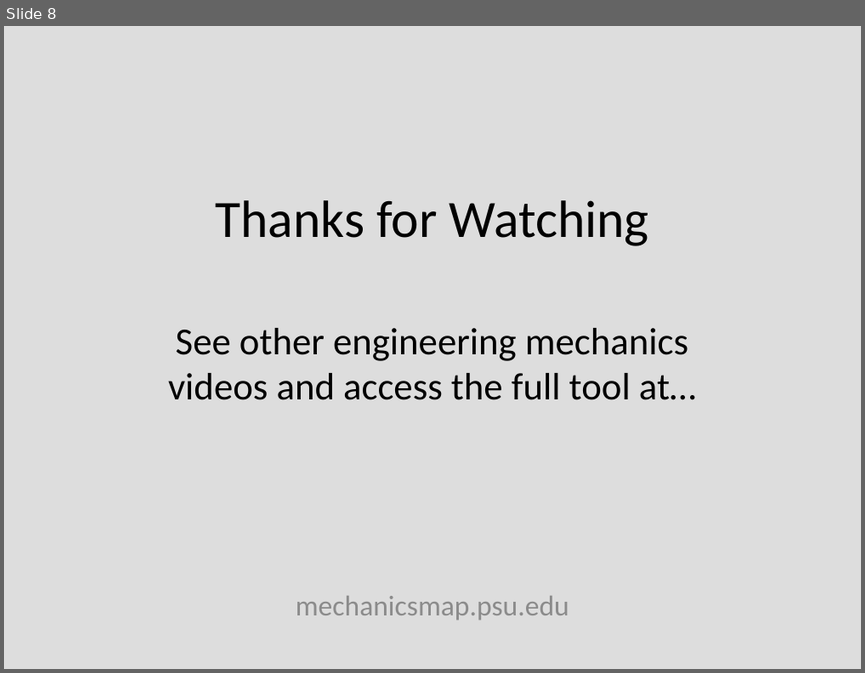
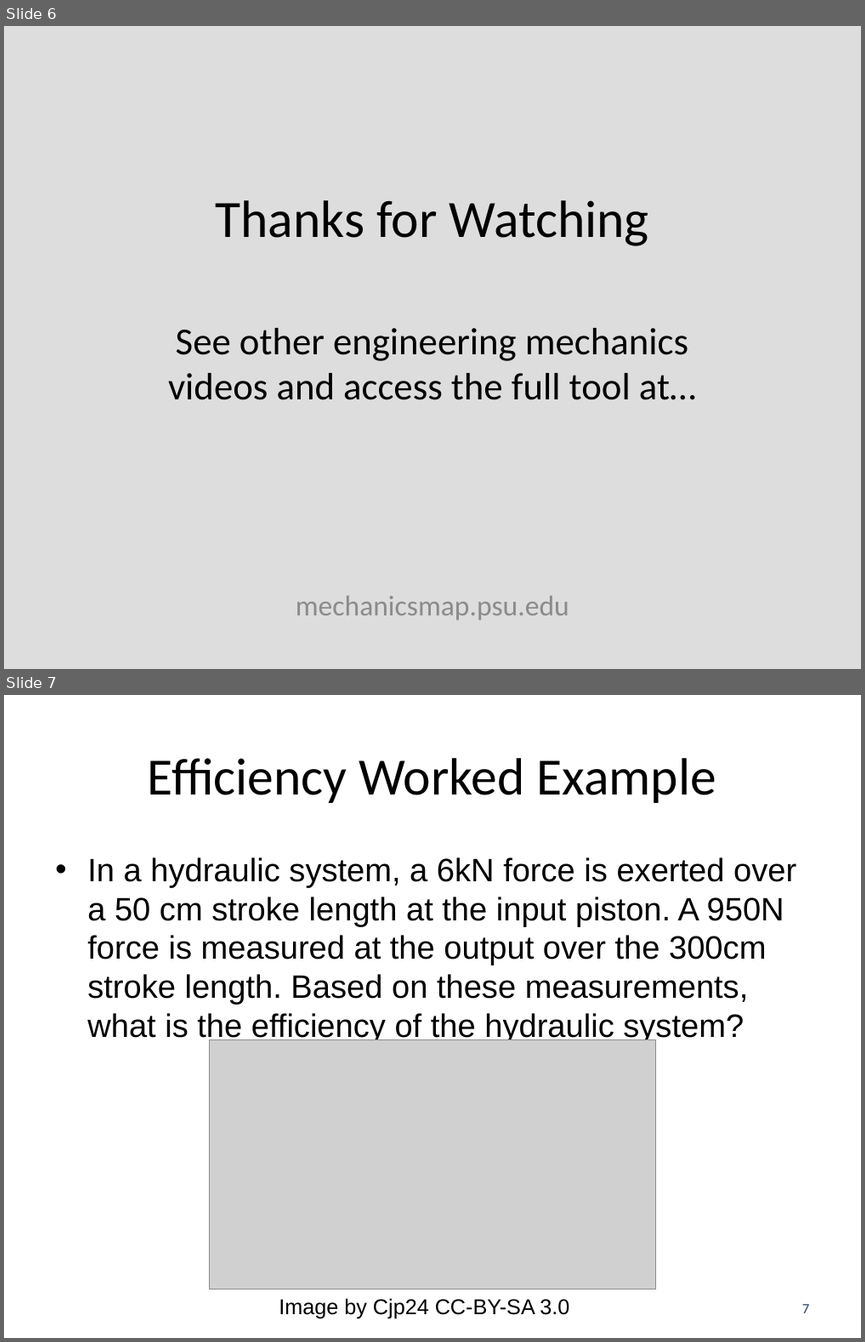
Before and after one commit to JacobMoore/mechanics_textbook, a slide deck: Lecture Slides/VideoLectureSlides/10.3.pptx. Shown one above the other, each under a label of ours: slide 8 before the commit, slides 6 and 7 after it. The pictures are 865x673 and 865x1342 pixels, drawn with LibreOffice and Linux fonts; fonts in the diff are those of the drawing; grey boxes stand for pictures; background and template pictures are left out. Boxes give left, top, right and bottom in pixels: in the first picture for what was removed or moved away, otherwise in the second. Text is boxed around its words. In the diff, an @@ line names an element or a change of style, - is before the commit and + after.

```diff
--- a/Lecture Slides/VideoLectureSlides/10.3.pptx
+++ b/Lecture Slides/VideoLectureSlides/10.3.pptx
@@ slide 7 added at [4, 695, 861, 1338], background #FFFFFF @@
@@ title added at [148, 758, 716, 803], 44 pt, text #000000 @@
+Efficiency Worked Example
@@ text added at [87, 857, 796, 1043], 27.2 pt, text #000000 @@
+• In a hydraulic system, a 6kN force is exerted over a 50 cm stroke length at the input piston. A 950N force is measured at the output over the 300cm stroke length. Based on these measurements, what is the efficiency of the hydraulic system?
@@ picture added at [210, 1039, 656, 1289] @@
@@ text added at [279, 1298, 569, 1319], 18 pt, text #000000 @@
+Image by Cjp24 CC-BY-SA 3.0
@@ page number added at [802, 1304, 809, 1313], 12 pt, text #254061 @@
+7
@@ what was slide 8 is now slide 6 @@
```
Also in this commit, not shown: 1 slide changed, 5 other slides added, 8 slides removed, 13 other files.
